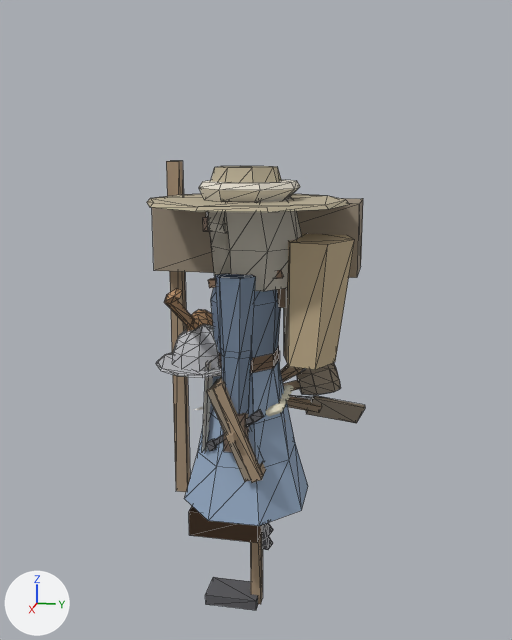
A saved change to the glTF model game/assets/modelle/figuren/figur_halbling.glb.
Rendered twice from a 50 mm camera at (2.23, 0.48, 1.3) aimed at (-0.04, 0.02, 0.73). The axes (+X, +Y, +Z) are drawn at lower left. The lights are the same throughout. The older version comes first. Mesh edges are drawn as thin lines on the coarser meshes.

Objects in the first picture: 'Barett', 'Buendel', 'Hacke', 'Kelle', 'Kiepe', 'Koerper_Frau', 'Koerper_Mann', 'Lappen', 'Schleier', 'Sieb', 'Stab', 'Strohhut' and 9 more.
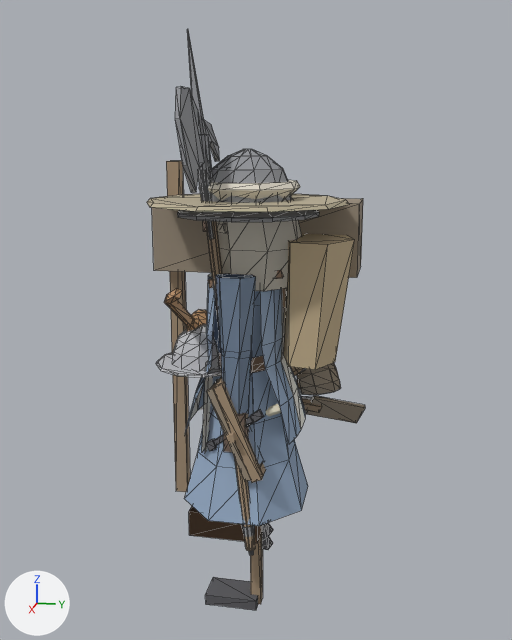
Commit message: Figuren: Wachen-Tracht (Eisenhut, Waffenrock, Hellebarde) für die Torwächter

The edits, one by one:
Mesh me_waffenrock is new.
It has 64 vertices, 84 faces and spans x -0.176..0.176, y -0.192..0.192, z 0.39..0.895.
It uses material mat_figur.
Mesh me_hellebarde is new.
It has 100 vertices, 156 faces and spans x -0.11..0.28, y -0.17..0.07, z 0.01..1.64.
It uses material mat_figur.
Mesh me_eisenhut is new.
It has 108 vertices, 178 faces and spans x -0.228..0.228, y -0.224..0.231, z 1.088..1.291.
It uses material mat_figur.
Object 'Waffenrock' (ob_waffenrock) is new; it shows me_waffenrock.
Its location is (0.0, 0.0, 0.0).
Object 'Hellebarde' (ob_hellebarde) is new; it shows me_hellebarde.
Its location is (0.0, 0.0, 0.0).
Object 'Eisenhut' (ob_eisenhut) is new; it shows me_eisenhut.
Its location is (0.0, 0.0, 0.0).

Where the change shows, as pixel boxes [x1, y1, x2, y2] in the pictures (512 x 640 px):
'Hellebarde', added: after [175, 29, 256, 555]
'Waffenrock', added (blue): after [185, 273, 305, 444]
'Eisenhut', added: after [177, 149, 319, 222]
